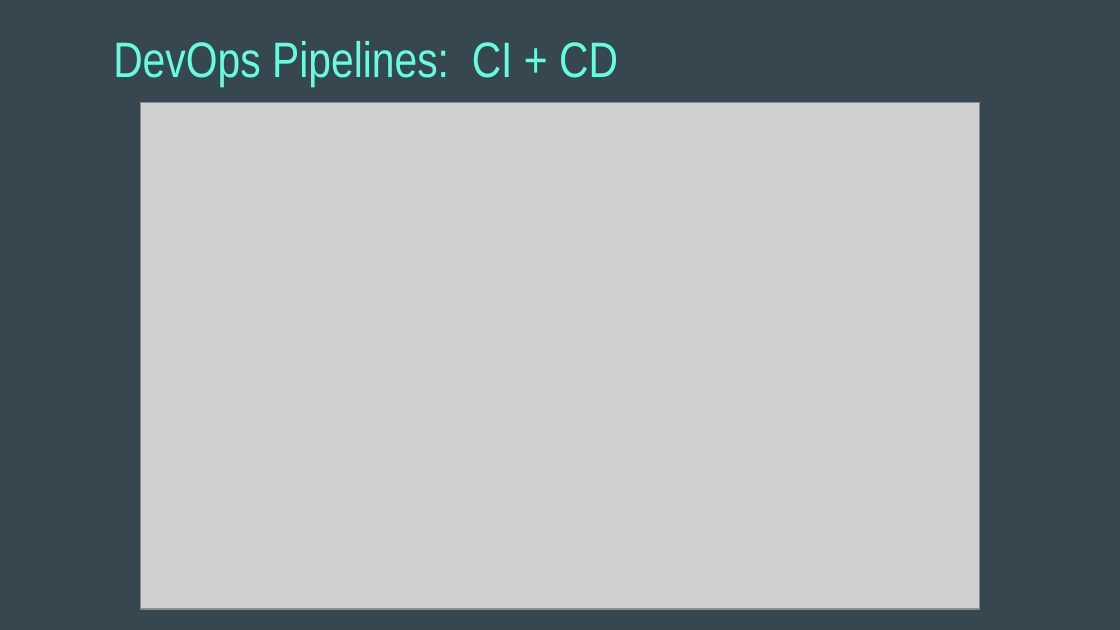
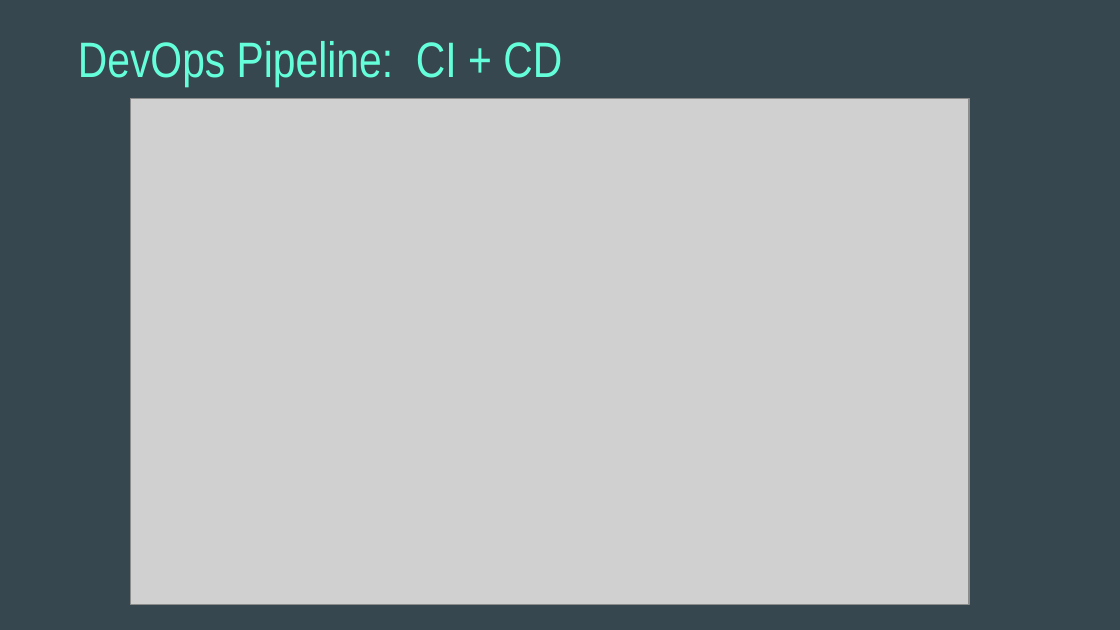
Before and after one commit to wgong/code2cloud, a slide deck: slide 4 of docs/code2cloud.pptx. Drawn at 1120x630 pixels with LibreOffice and Linux fonts; fonts in the diff are those of the drawing; grey boxes stand for pictures. Boxes give left, top, right and bottom in pixels: in the first picture for what was removed or moved away, otherwise in the second. Text is boxed around its words. In the diff, an @@ line names an element or a change of style, - is before the commit and + after.

```diff
--- a/docs/code2cloud.pptx
+++ b/docs/code2cloud.pptx
@@ title at (78,41,562,86): text changed @@
-DevOps Pipelines: CI + CD
+DevOps Pipeline: CI + CD
@@ picture: place and size @@
-picture at (141,103,980,609)
+picture at (131,99,970,605)
```
Also in this commit, not shown: 8 other slides changed, 2 slides added, 1 other file.
